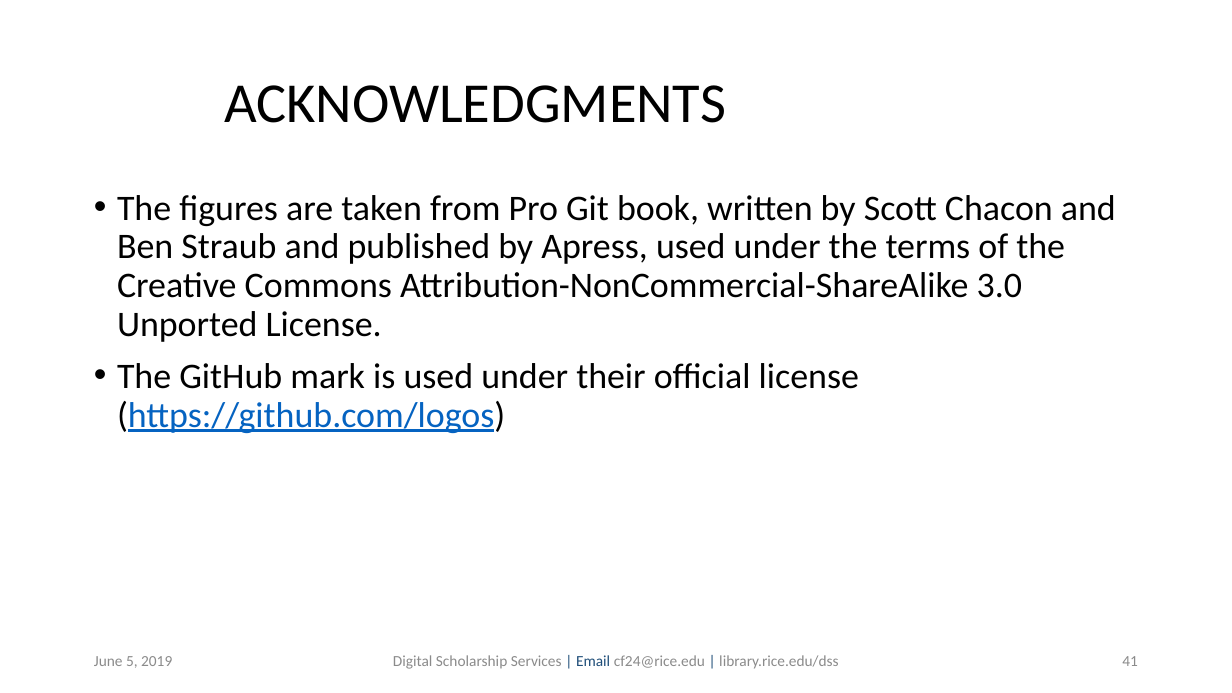
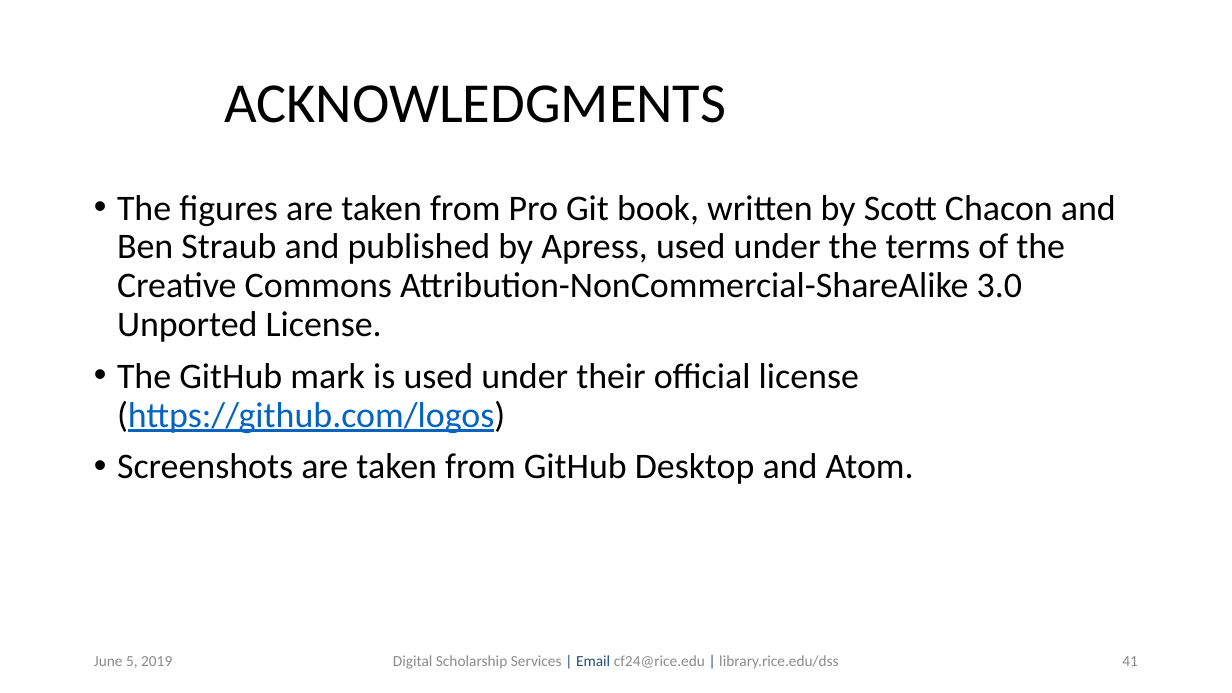
Before and after one commit to bakitybacon/rice-data-and-donuts, a slide deck: slide 41 of github/Introduction to Git & Github.pptx. Drawn at 1232x693 pixels with LibreOffice and Linux fonts; fonts in the diff are those of the drawing; background and template pictures are left out. Boxes give left, top, right and bottom in pixels: in the first picture for what was removed or moved away, otherwise in the second. Text is boxed around its words. In the diff, an @@ line names an element or a change of style, - is before the commit and + after.

Commit message:
update before rename

```diff
--- a/github/Introduction to Git & Github.pptx
+++ b/github/Introduction to Git & Github.pptx
@@ text at bbox=[117, 453, 914, 484]: paragraph added @@
+• Screenshots are taken from GitHub Desktop and Atom.
```
